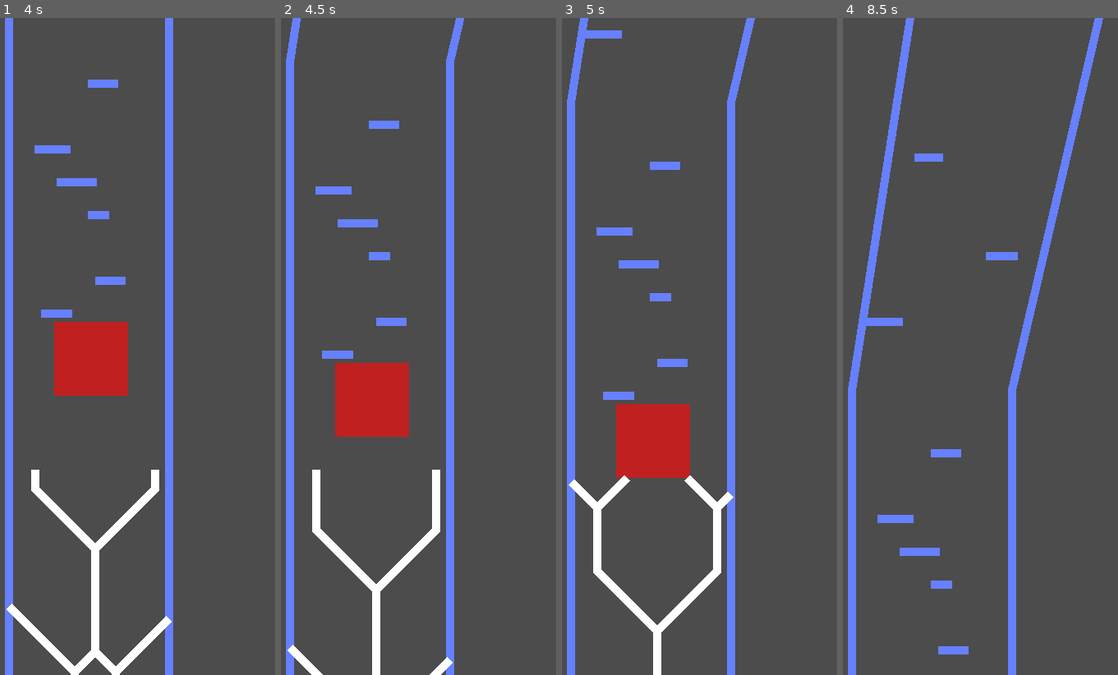
Above: before the commit, frames 1-4 (left to right).
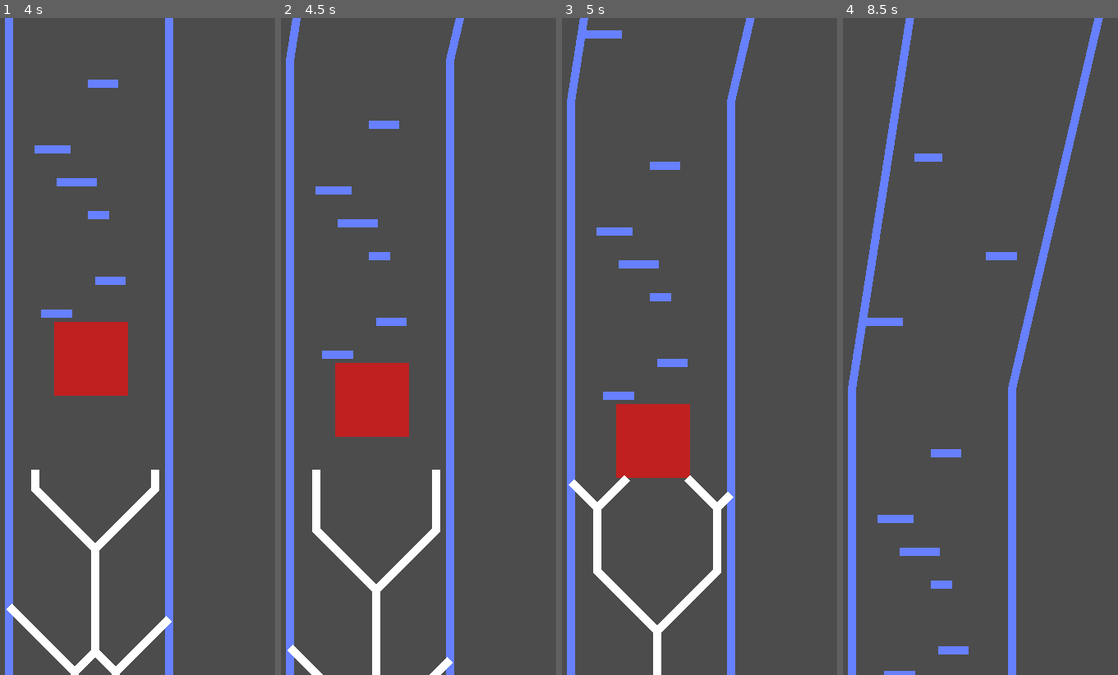
Above: after the commit, the same moments.

Repository: Ryan-Mirch/Divide-Endless-Runner-Game
Game: Godot game, scene res://Scenes/GameScene.tscn
Same seed, same stepped clock (60 frames per second), same inputs: the game is played once before the commit and once after it.
Inputs:
- Up to frame 1 (4 s): tap Enter (ui_accept) at 0.5, 0.77, 1.52, 3.02, 3.77 s
- Up to frame 2 (4.5 s): no input
- Up to frame 3 (5 s): tap Enter (ui_accept) at 4.52 s
- Up to frame 4 (8.5 s): tap Enter (ui_accept) at 6.02, 6.77, 7.52 s

Frame 1 is identical in both runs. In frame 2, less than 0.1% of the frame differs, in the area x 1-67%, y 0-7%; in frame 3, less than 0.1%; in frame 4, 0.3%, in the area x 1-95%, y 0-100%.

Commit message:
Started process of putting object movement code in its own node.

Diff:
--- /dev/null
+++ b/Extensions/Movement.tscn
@@ -0,0 +1,29 @@
+[gd_scene load_steps=2 format=2]
+
+[sub_resource type="GDScript" id=1]
+script/source = "extends Node
+
+# Declare member variables here. Examples:
+# var a = 2
+# var b = \"text\"
+
+# Called when the node enters the scene tree for the first time.
+func _ready():
+	pass # Replace with function body.
+
+# Called every frame. 'delta' is the elapsed time since the previous frame.
+func _process(delta):
+	var pixelsToMove
+	var speed = Global.speed
+
+	pixelsToMove = (speed * (delta))
+
+	get_parent().position.y += pixelsToMove
+
+	if get_parent().position.y + get_parent().get_point_position(0).y  > Global.botY:
+		queue_free()
+		print(\"freed\")
+"
+
+[node name="Movement" type="Node"]
+script = SubResource( 1 )
--- a/Scenes/Barrier.tscn
+++ b/Scenes/Barrier.tscn
@@ -1,6 +1,7 @@
-[gd_scene load_steps=3 format=2]
+[gd_scene load_steps=4 format=2]
 
 [ext_resource path="res://Shapes/new_segmentshape2d.tres" type="Shape2D" id=1]
+[ext_resource path="res://Extensions/Movement.tscn" type="PackedScene" id=2]
 
 [sub_resource type="GDScript" id=1]
 script/source = "extends Line2D
@@ -15,20 +16,8 @@
 	pass
 
 # Called every frame. 'delta' is the elapsed time since the previous frame.
-func _process(delta):
-	update_position(delta)
-
-func update_position(delta):
-	var pixelsToMove
-	var speed = Global.speed
-
-	pixelsToMove = (speed * (delta))
-
-	position.y += pixelsToMove
-
-	if position.y + get_point_position(0).y  > Global.botY:
-		queue_free()
-		print(\"freed\")
+#func _process(delta):
+	#pass
 
 func setPoints(p1,p2):
 	position = Vector2(0,0)
@@ -53,3 +42,5 @@
 
 [node name="CollisionShape2D" type="CollisionShape2D" parent="Barrier"]
 shape = ExtResource( 1 )
+
+[node name="Movement" parent="." instance=ExtResource( 2 )]
--- a/Scenes/Border.tscn
+++ b/Scenes/Border.tscn
@@ -1,6 +1,7 @@
-[gd_scene load_steps=3 format=2]
+[gd_scene load_steps=4 format=2]
 
 [ext_resource path="res://Shapes/new_segmentshape2d.tres" type="Shape2D" id=1]
+[ext_resource path="res://Extensions/Movement.tscn" type="PackedScene" id=2]
 
 [sub_resource type="GDScript" id=1]
 script/source = "extends Line2D
@@ -21,21 +22,9 @@
 
 # Called every frame. 'delta' is the elapsed time since the previous frame.
 func _process(delta):
-	update_position(delta)
+	spawnNextBorder(delta)
 
-func update_position(delta):
-	var pixelsToMove
-	var speed = Global.speed
-
-	pixelsToMove = (speed * (delta))
-
-	position.y += pixelsToMove
-	#print(position.y)
-
-	if position.y + get_point_position(0).y  > Global.botY:
-		queue_free()
-		print(\"freed\")
-
+func spawnNextBorder(delta):
 	if position.y + get_point_position(0).y  > 0 && leading:
 		spawn_border()
 		print(\"spawned\")
@@ -88,3 +77,5 @@
 
 [node name="CollisionShape2D" type="CollisionShape2D" parent="Border"]
 shape = ExtResource( 1 )
+
+[node name="Movement" parent="." instance=ExtResource( 2 )]
